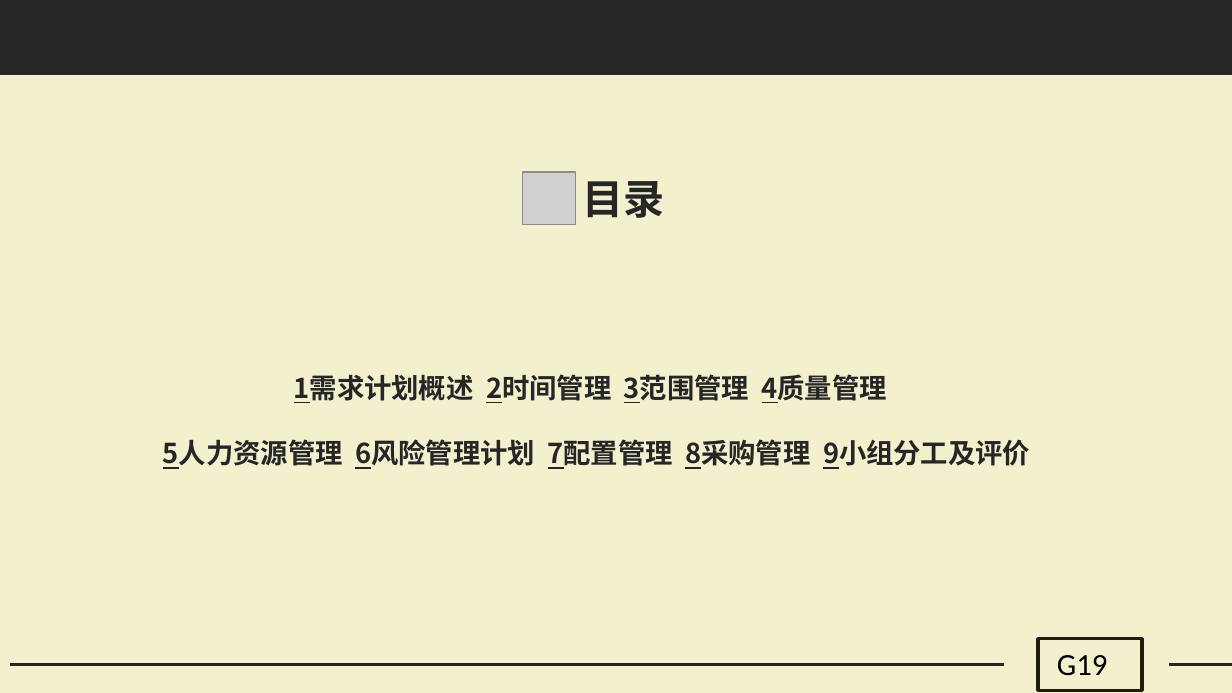
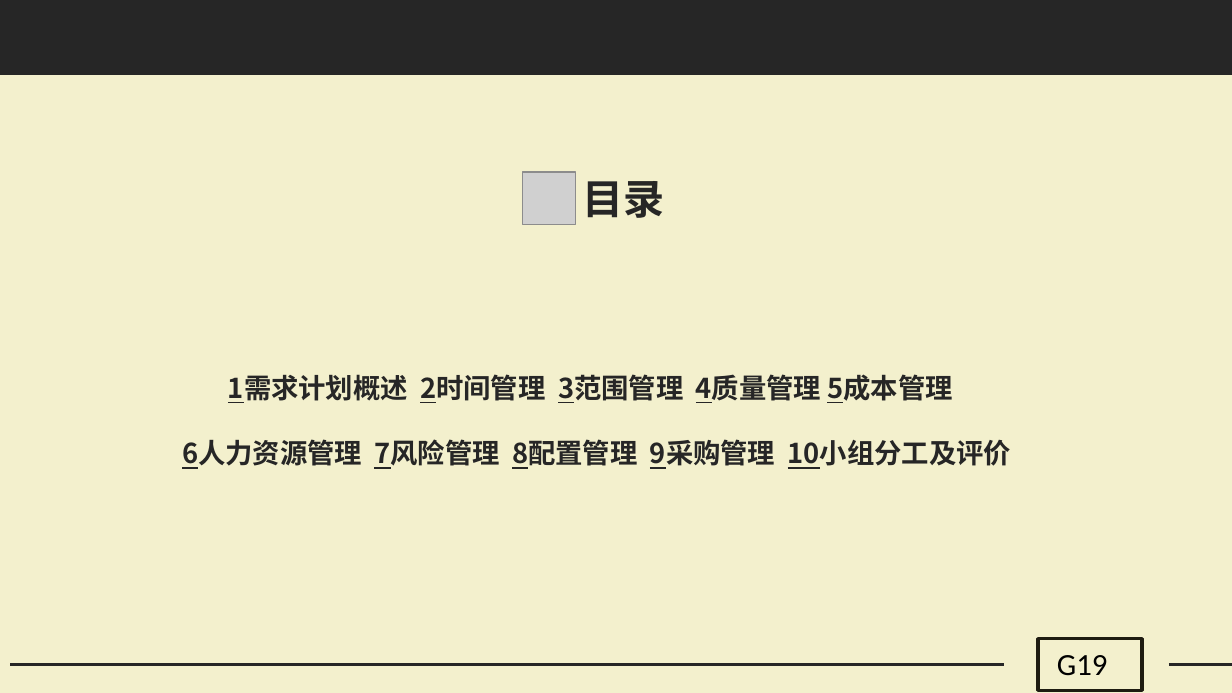
Before and after one commit to G19-Fish/PRD2018-G19, a slide deck: slide 2 of PRD2018-G19-需求项目计划PPT.pptx. Drawn at 1232x693 pixels with LibreOffice and Linux fonts; fonts in the diff are those of the drawing; grey boxes stand for pictures. Boxes give left, top, right and bottom in pixels: in the first picture for what was removed or moved away, otherwise in the second. Text is boxed around its words. In the diff, an @@ line names an element or a change of style, - is before the commit and + after.

```diff
--- a/PRD2018-G19-需求项目计划PPT.pptx
+++ b/PRD2018-G19-需求项目计划PPT.pptx
@@ text at [182, 374, 1011, 469]: text changed @@
-1需求计划概述 2时间管理 3范围管理 4质量管理
-5人力资源管理 6风险管理计划 7配置管理 8采购管理 9小组分工及评价
+1需求计划概述 2时间管理 3范围管理 4质量管理 5成本管理
+6人力资源管理 7风险管理 8配置管理 9采购管理 10小组分工及评价
```
Also in this commit, not shown: 2 slides added.
